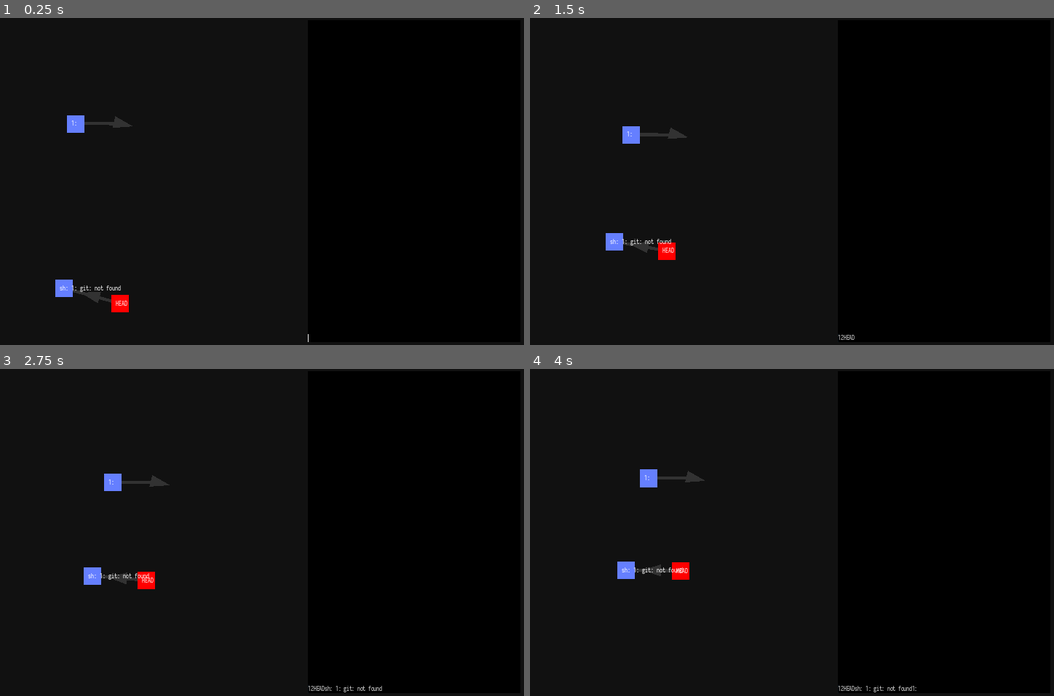
Above: before the commit, frames 1-4 (two rows, left to right).
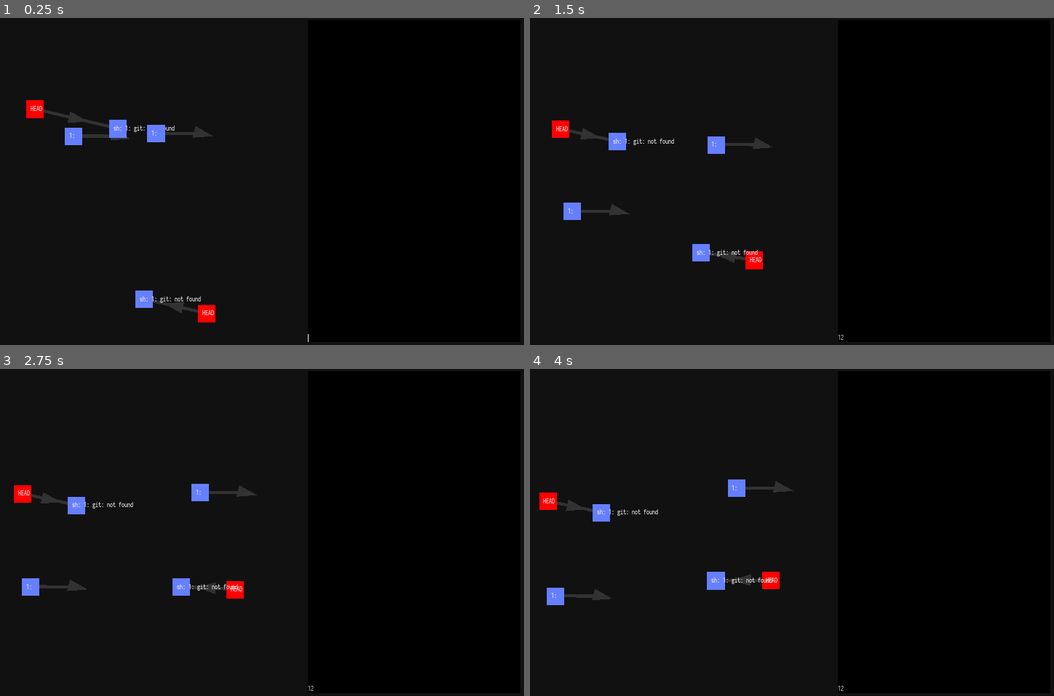
Above: after the commit, the same moments.

Repository: git-learning-game/oh-my-git
Game: Godot game, scene res://main.tscn
Same seed, same stepped clock (60 frames per second), same inputs: the game is played once before the commit and once after it.
Inputs (mouse positions are in pixels of both pictures, inside the frame that each line leads up to):
- Up to frame 1 (0.25 s): no input
- Up to frame 2 (1.5 s): click (943, 338) at 0.52 s; type "12" at 0.6 s; drag from (666, 256) to (629, 135) at 1.27 s
- Up to frame 3 (2.75 s): drag from (89, 584) to (104, 483) at 2.02 s
- Up to frame 4 (4 s): move the mouse to (645, 483) at 2.77 s; hold Right (right) 2.78-3.5 s; click (645, 483) at 2.85 s; drag from (734, 597) to (645, 480) at 3.52 s

The runs differ from the first frame. In frame 1, 2.2% of the frame differs, in the area x 5-42%, y 25-94%; in frame 2, 2.4%; in frame 3, 2.5%; in frame 4, 2.5%, in the area x 1-74%, y 30-99%.

Commit message:
Make Repository into a container, so we can resize them conveniently

Diff:
--- a/arrow.gd
+++ b/arrow.gd
@@ -2,13 +2,13 @@
 
 var label = "label" setget label_set
 var target: String setget target_set
-var repository: Node2D
+var repository: Container
 
 func _ready():
 	pass
 
 func _process(delta):
-	if repository.objects.has(target):
+	if repository and repository.objects.has(target):
 		var t = repository.objects[target]
 		#print(t)
 		$Line.points[1] = t.global_position - global_position
--- a/main.gd
+++ b/main.gd
@@ -7,6 +7,8 @@
 
 onready var input = $Terminal/Control/Input
 onready var output = $Terminal/Control/Output
+onready var goal_repository = $Repositories/GoalRepository
+onready var active_repository = $Repositories/ActiveRepository
 
 func _ready():
 	# Initialize level select.
@@ -57,8 +59,8 @@
 	construct_repo(goal_script, goal_repository_path)
 	construct_repo(active_script, active_repository_path)
 
-	$GoalRepository.path = goal_repository_path
-	$ActiveRepository.path = active_repository_path
+	goal_repository.path = goal_repository_path
+	active_repository.path = active_repository_path
 
 func construct_repo(script, path):
 	print(path)
@@ -99,11 +101,11 @@
 func read_commit_message():
 	$CommitMessage.show()
 	input.editable = false
-	$CommitMessage.text = game.read_file($ActiveRepository.path+"/.git/COMMIT_EDITMSG")
+	$CommitMessage.text = game.read_file(active_repository.path+"/.git/COMMIT_EDITMSG")
 	$CommitMessage.grab_focus()
 
 func save_commit_message():
-	game.write_file($ActiveRepository.path+"/.git/COMMIT_EDITMSG", $CommitMessage.text)
+	game.write_file(active_repository.path+"/.git/COMMIT_EDITMSG", $CommitMessage.text)
 	print("disconnect")
 	client_connection.disconnect_from_host()
 	input.editable = true
--- a/main.tscn
+++ b/main.tscn
@@ -109,15 +109,6 @@
 "_edit_use_anchors_": false
 }
 
-[node name="GoalRepository" parent="." instance=ExtResource( 3 )]
-visible = false
-position = Vector2( 21.5742, 19.4168 )
-size = Vector2( 500, 1000 )
-
-[node name="ActiveRepository" parent="." instance=ExtResource( 3 )]
-position = Vector2( 356.756, 44.1985 )
-size = Vector2( 500, 1000 )
-
 [node name="LevelSelect" type="MenuButton" parent="."]
 visible = false
 margin_left = 11.5584
@@ -129,5 +120,35 @@
 __meta__ = {
 "_edit_use_anchors_": false
 }
+
+[node name="Repositories" type="HBoxContainer" parent="."]
+margin_left = 5.0
+margin_top = 75.0
+margin_right = 1203.0
+margin_bottom = 1079.0
+custom_constants/separation = 0
+__meta__ = {
+"_edit_use_anchors_": false
+}
+
+[node name="GoalRepository" parent="Repositories" instance=ExtResource( 3 )]
+anchor_right = 0.0
+anchor_bottom = 0.0
+margin_left = 0.0
+margin_top = 0.0
+margin_right = 599.0
+margin_bottom = 1004.0
+size_flags_horizontal = 3
+size_flags_vertical = 3
+
+[node name="ActiveRepository" parent="Repositories" instance=ExtResource( 3 )]
+anchor_right = 0.0
+anchor_bottom = 0.0
+margin_left = 599.0
+margin_top = 0.0
+margin_right = 1198.0
+margin_bottom = 1004.0
+size_flags_horizontal = 3
+size_flags_vertical = 3
 [connection signal="text_entered" from="Terminal/Control/Input" to="Terminal" method="send_command"]
 [connection signal="pressed" from="CommitMessage/SaveButton" to="." method="save_commit_message"]
--- a/node.gd
+++ b/node.gd
@@ -3,7 +3,7 @@
 var id setget id_set
 var content setget content_set
 var type setget type_set
-var repository: Node2D
+var repository: Container
 
 var children = {} setget children_set
 var id_always_visible = false
--- a/repository.gd
+++ b/repository.gd
@@ -1,8 +1,8 @@
-extends Node2D
+extends Container
 
 export var path: String setget set_path, get_path
-export var size: Vector2
 var objects = {}
+
 var node = preload("res://node.tscn")
 
 func _ready():
@@ -32,7 +32,7 @@
 	$Index.text = git("ls-files")
 
 func random_position():
-	return Vector2(rand_range(0, size.x), rand_range(0, size.y))
+	return Vector2(rand_range(0, rect_size.x), rand_range(0, rect_size.y))
 
 func update_objects():
 	for o in all_objects():
@@ -97,8 +97,9 @@
 			var f = 3000/pow(d+0.00001,1.5)
 			o.position += dir*f
 			o2.position -= dir*f
-		var d = o.position.distance_to(Vector2(size.x/2, size.y/2))
-		var dir = (o.position - Vector2(size.x/2, size.y/2)).normalized()
+		var center_of_gravity = rect_size/2
+		var d = o.position.distance_to(center_of_gravity)
+		var dir = (o.position - center_of_gravity).normalized()
 		var f = (d+0.00001)*0.01
 		o.position -= dir*f
 
--- a/repository.tscn
+++ b/repository.tscn
@@ -2,8 +2,17 @@
 
 [ext_resource path="res://repository.gd" type="Script" id=1]
 
-[node name="Repository" type="Node2D"]
+[node name="Repository" type="Container"]
+anchor_right = 1.0
+anchor_bottom = 1.0
+margin_left = 2.0
+margin_top = 3.0
+margin_right = -6.0
+margin_bottom = -4.0
 script = ExtResource( 1 )
+__meta__ = {
+"_edit_use_anchors_": false
+}
 
 [node name="Index" type="Label" parent="."]
 visible = false
--- a/terminal.gd
+++ b/terminal.gd
@@ -32,4 +32,4 @@
 	input.text = ""
 	output.text = output.text + "$ " + command + "\n" + o
 	output.scroll_vertical = 999999
-	$"../ActiveRepository".update_everything()
+	$"../Repositories/ActiveRepository".update_everything() # FIXME
